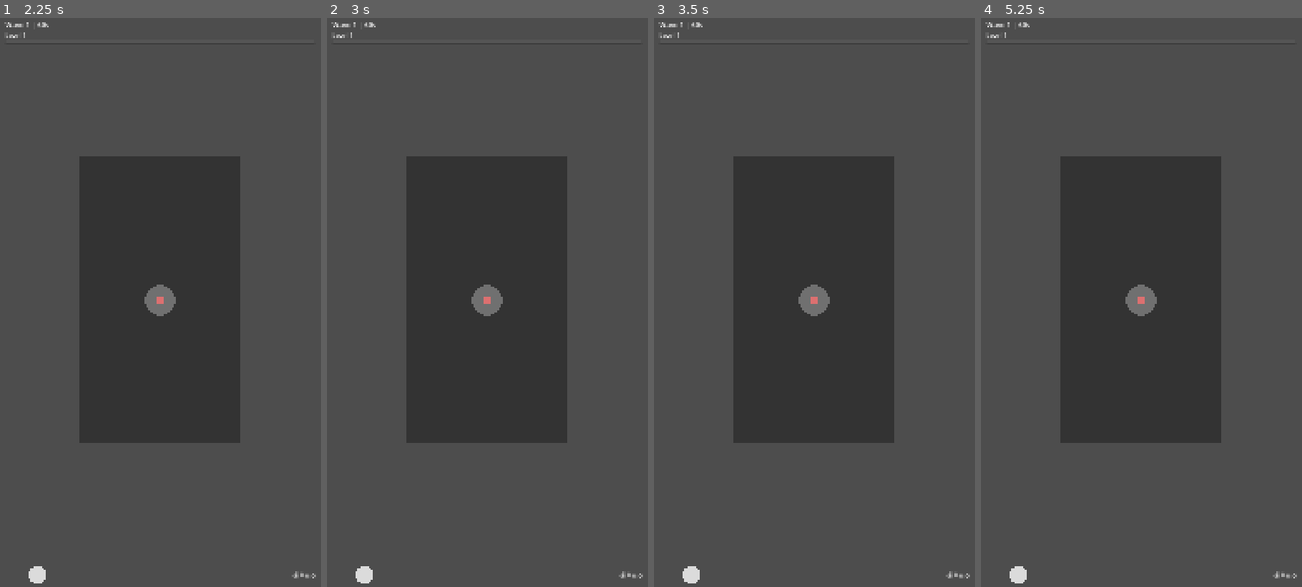
Above: before the commit, frames 1-4 (left to right).
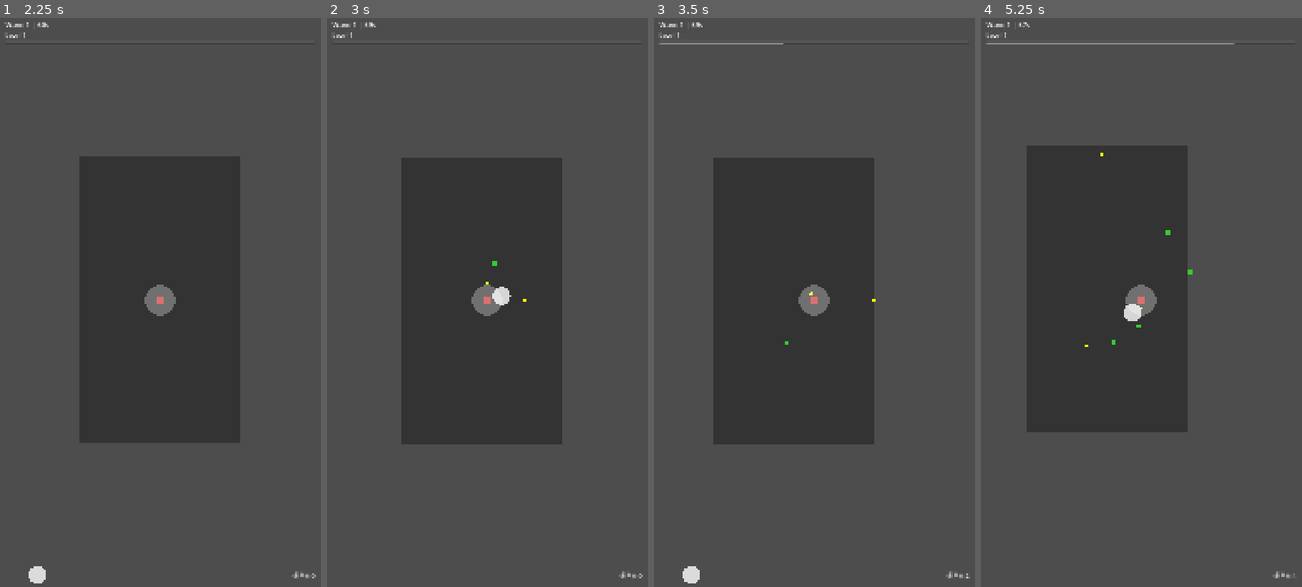
Above: after the commit, the same moments.

Repository: pengjipan/godot-minigame
Game: Godot game, scene res://scenes/menus/main_menu.tscn
Two runs of this game, one before a commit and one after it. Both use one fixed random seed, a clock stepped at 60 frames per second and the inputs below.
Inputs (mouse positions are in pixels of both pictures, inside the frame that each line leads up to):
- Up to frame 1 (2.25 s): click "START GAME" at 0.5 s; click "Potato Warrior Balanced chara…" at 1.25 s; click "SELECT" at 2 s
- Up to frame 2 (3 s): move the mouse to (558, 274) at 2.77 s; hold Right (ui_right) from 2.78 s (still down); click (558, 274) at 2.92 s
- Up to frame 3 (3.5 s): keep holding Right (ui_right)
- Up to frame 4 (5.25 s): release Right (ui_right) at 3.5 s; drag from (1077, 330) to (1141, 302) at 3.52 s; move the mouse to (1173, 171) at 4.27 s; hold Right (ui_right) 4.28-5 s; click (1173, 171) at 4.42 s; drag from (1125, 416) to (1045, 217) at 5.02 s

Frame 1 is identical in both runs. In frame 2, 2.1% of the frame differs, in the area x 8-75%, y 1-100%; in frame 3, 6.6%; in frame 4, 13%, in the area x 1-99%, y 0-100%.
Error before the commit: Invalid access to property or key 'xp_required' on a base object of type 'Node (experience_manager.gd)'. (res://scenes/ui/game_hud.gd:84)

Commit message:
fix: bug fix

Diff:
--- a/autoload/event_bus.gd
+++ b/autoload/event_bus.gd
@@ -34,6 +34,7 @@
 signal wave_started(wave_number: int)
 signal wave_completed(wave_number: int)
 signal wave_time_updated(time_remaining: float)
+signal all_enemies_spawned(wave_number: int, enemy_count: int)
 
 # Game state events
 signal game_paused
--- a/scenes/enemies/enemy_base.gd
+++ b/scenes/enemies/enemy_base.gd
@@ -147,5 +147,5 @@
 		coin.global_position = global_position
 		coin.set_value(gold_reward)
 
-	# Drop XP
-	ExperienceManager.gain_xp(1)
+	# Drop XP - increased for better progression
+	ExperienceManager.gain_xp(3)
--- a/scenes/game/game_world.gd
+++ b/scenes/game/game_world.gd
@@ -33,12 +33,17 @@
 	print("[GameWorld] Creating game systems...")
 
 	wave_manager = WaveManager.new()
-	add_child(wave_manager)
 
 	spawn_system = SpawnSystem.new()
 	spawn_system.name = "SpawnSystem"
 	spawn_system.spawn_parent = self
+
+	# Set spawn_system reference before adding to scene tree
+	wave_manager.spawn_system = spawn_system
+
+	# Add systems to scene tree
 	wave_manager.add_child(spawn_system)
+	add_child(wave_manager)
 
 	experience_system = ExperienceSystem.new()
 	add_child(experience_system)
@@ -61,10 +66,11 @@
 	GameManager.is_game_running = true
 	print("[GameWorld] Game is running: ", GameManager.is_game_running)
 
-	# Manually trigger wave start if needed
-	await get_tree().create_timer(0.5).timeout
-	print("[GameWorld] Triggering wave start...")
-	EventBus.wave_started.emit(1)
+	# Start the game immediately after all systems are ready
+	print("[GameWorld] Starting wave 1 immediately...")
+	# Directly start the first wave instead of using event
+	if wave_manager:
+		wave_manager._start_wave()
 
 func _process(delta: float) -> void:
 	pass
--- a/scenes/player/player.gd
+++ b/scenes/player/player.gd
@@ -126,6 +126,7 @@
 ## Set joystick input from UI
 func set_joystick_input(input_vec: Vector2) -> void:
 	joystick_input = input_vec
+	print("[Player] Joystick input received: ", input_vec)
 
 ## Find nearest enemy for auto-aim
 func _update_nearest_enemy() -> void:
--- a/scenes/player/player_inventory.gd
+++ b/scenes/player/player_inventory.gd
@@ -54,7 +54,7 @@
 		return false
 
 	# Assign weapon_data
-	if weapon.has("weapon_data"):
+	if "weapon_data" in weapon:
 		weapon.weapon_data = weapon_data
 
 	add_child(weapon)
@@ -72,7 +72,7 @@
 func recalculate_synergies() -> void:
 	# Get player's character data
 	var player = get_parent()
-	if not player or not player.has("character_data") or player.character_data == null:
+	if not player or not "character_data" in player or player.character_data == null:
 		print("[PlayerInventory] No character data, skipping synergies")
 		return
 
--- a/scenes/ui/game_hud.gd
+++ b/scenes/ui/game_hud.gd
@@ -34,6 +34,7 @@
 
 	# Connect joystick to player
 	virtual_joystick.input_changed.connect(_on_joystick_input)
+	print("[GameHUD] VirtualJoystick connected, position: ", virtual_joystick.global_position, " size: ", virtual_joystick.size)
 
 	# Initialize XP display
 	_update_xp_display()
@@ -64,14 +65,19 @@
 		kill_label.text = tr("HUD_KILLS") % current_kills
 
 func _on_joystick_input(input_vector: Vector2) -> void:
+	print("[GameHUD] Joystick input received: ", input_vector)
 	# Find player and set input
 	if player == null:
 		var player_nodes = get_tree().get_nodes_in_group("player")
 		if player_nodes.size() > 0:
 			player = player_nodes[0]
+			print("[GameHUD] Found player: ", player.name)
 
 	if player and player.has_method("set_joystick_input"):
 		player.set_joystick_input(input_vector)
+		print("[GameHUD] Set joystick input to player: ", input_vector)
+	else:
+		print("[GameHUD] Warning: Player not found or set_joystick_input method missing")
 
 func _on_xp_gained(current_xp: int, xp_required: int) -> void:
 	_update_xp_display()
@@ -81,7 +87,7 @@
 
 func _update_xp_display() -> void:
 	if experience_bar:
-		experience_bar.max_value = ExperienceManager.xp_required
+		experience_bar.max_value = ExperienceManager.get_xp_required_for_level(ExperienceManager.current_level)
 		experience_bar.value = ExperienceManager.current_xp
 
 	if level_label:
--- a/scenes/ui/shop_panel.gd
+++ b/scenes/ui/shop_panel.gd
@@ -94,7 +94,7 @@
 	var owned_weapons = []
 	if player and player.has_node("Inventory"):
 		var inventory = player.get_node("Inventory")
-		if inventory.has("weapon_data_list"):
+		if "weapon_data_list" in inventory:
 			owned_weapons = inventory.weapon_data_list
 
 	# Purchase refresh
--- a/scenes/ui/stat_upgrade_screen.gd
+++ b/scenes/ui/stat_upgrade_screen.gd
@@ -47,11 +47,11 @@
 	option_2_button.pressed.connect(_on_option_selected.bind(1))
 	option_3_button.pressed.connect(_on_option_selected.bind(2))
 
-	# Connect to level up event
-	EventBus.level_up.connect(_on_level_up)
-
 	# Hide initially
 	visible = false
+
+	# Set up layout
+	_update_layout()
 
 ## Load all stat upgrade resources from disk
 func _load_stat_pool() -> void:
@@ -82,10 +82,21 @@
 
 	print("[StatUpgradeScreen] Loaded %d stat upgrades" % stat_pool.size())
 
-## Called when player levels up
-func _on_level_up(new_level: int) -> void:
-	if ExperienceManager.pending_stat_picks > 0:
-		show_upgrade_selection()
+## Update layout to be properly sized and centered
+func _update_layout() -> void:
+	# Set proper size for the panel
+	self.custom_minimum_size = Vector2(800, 600)
+	self.size_flags_horizontal = Control.SIZE_EXPAND
+	self.size_flags_vertical = Control.SIZE_EXPAND
+
+	# Center the panel on screen
+	# Get viewport size correctly and convert to Vector2
+	var viewport_size = Vector2(get_viewport().size.x, get_viewport().size.y)
+	self.global_position = viewport_size / 2 - self.size / 2
+
+	print("[StatUpgradeScreen] Layout updated - size: ", self.size, " position: ", self.global_position)
+
+# Removed custom show() method to avoid overriding CanvasItem.show()
 
 ## Show the upgrade screen with 3 random options
 func show_upgrade_selection() -> void:
@@ -103,7 +114,27 @@
 
 	# Show panel and pause game
 	visible = true
+	# Ensure all option containers are visible
+	option_1_container.visible = true
+	option_2_container.visible = true
+	option_3_container.visible = true
+	# Ensure all buttons are enabled
+	option_1_button.disabled = false
+	option_2_button.disabled = false
+	option_3_button.disabled = false
+
+	# Bring panel to front
+	move_to_front()
+
+	# Pause game but allow UI input
 	get_tree().paused = true
+	process_mode = PROCESS_MODE_ALWAYS
+
+	# Debug button states
+	print("[StatUpgradeScreen] Button 1 - enabled: ", option_1_button.disabled, " visible: ", option_1_button.visible)
+	print("[StatUpgradeScreen] Button 2 - enabled: ", option_2_button.disabled, " visible: ", option_2_button.visible)
+	print("[StatUpgradeScreen] Button 3 - enabled: ", option_3_button.disabled, " visible: ", option_3_button.visible)
+
 	print("[StatUpgradeScreen] Showing upgrade selection")
 
 ## Generate random stat options with rarity rolling
@@ -156,8 +187,15 @@
 			option_3_rarity.text = rarity_name
 			option_3_rarity.add_theme_color_override("font_color", rarity_color)
 
+## Ensure panel can receive input when visible
+func _input(event: InputEvent) -> void:
+	if visible:
+		# Capture all input when panel is visible
+		get_tree().root.set_input_as_handled()
+
 ## Called when player selects an option
 func _on_option_selected(index: int) -> void:
+	print("[StatUpgradeScreen] Option ", index, " selected")
 	if index < 0 or index >= current_options.size():
 		return
 
@@ -184,7 +222,13 @@
 		await get_tree().create_timer(0.1).timeout
 		show_upgrade_selection()
 	else:
-		# All picks done, transition to shop
+		# All picks done, transition to next wave
 		get_tree().paused = false
-		GameManager.set_state(GameManager.GameState.SHOP)
-		print("[StatUpgradeScreen] All picks done, transitioning to shop")
+		GameManager.set_state(GameManager.GameState.PLAYING)
+		# Reset wave manager state and start countdown
+		if get_tree().has_node("/root/GameManager/WaveManager"):
+			var wave_manager = get_tree().get_node("/root/GameManager/WaveManager")
+			wave_manager.wave_state = wave_manager.WaveState.COUNTDOWN
+			wave_manager.countdown_remaining = wave_manager.countdown_duration
+			EventBus.wave_completed.emit(wave_manager.current_wave - 1)
+		print("[StatUpgradeScreen] All picks done, transitioning to next wave")
--- a/scenes/ui/virtual_joystick.gd
+++ b/scenes/ui/virtual_joystick.gd
@@ -25,19 +25,38 @@
 	return input_vector
 
 func _input(event: InputEvent) -> void:
-	if event is InputEventScreenTouch:
-		var touch_event = event as InputEventScreenTouch
-		var touch_pos = touch_event.position
+	# Handle both touch and mouse input for testing
+	if event is InputEventScreenTouch or (event is InputEventMouseButton and event.pressed):
+		var touch_pos = Vector2.ZERO
+		var pressed = false
+		var index = 0
 
-		if touch_event.pressed:
-			# Check if touch is within joystick area
-			if get_rect().has_point(get_local_mouse_position()):
+		if event is InputEventScreenTouch:
+			var touch_event = event as InputEventScreenTouch
+			touch_pos = touch_event.position
+			pressed = touch_event.pressed
+			index = touch_event.index
+		elif event is InputEventMouseButton:
+			var mouse_event = event as InputEventMouseButton
+			touch_pos = mouse_event.position
+			pressed = mouse_event.pressed
+			index = 0
+
+		if pressed:
+			# Check if touch/mouse is within joystick area
+			print("[VirtualJoystick] Touch/mouse pressed at global: ", touch_pos)
+
+			# For Control nodes, use get_global_rect() to check if point is inside
+			if get_global_rect().has_point(touch_pos):
 				is_pressed = true
-				touch_index = touch_event.index
+				touch_index = index
 				_update_joystick_position(touch_pos)
 				get_tree().root.set_input_as_handled()
+				print("[VirtualJoystick] Input accepted")
+			else:
+				print("[VirtualJoystick] Input outside joystick area")
 		else:
-			if touch_event.index == touch_index:
+			if (event is InputEventMouseButton) or (event is InputEventScreenTouch and event.index == touch_index):
 				is_pressed = false
 				touch_index = -1
 				input_vector = Vector2.ZERO
@@ -46,15 +65,25 @@
 				queue_redraw()
 				get_tree().root.set_input_as_handled()
 
-	elif event is InputEventScreenDrag:
-		var drag_event = event as InputEventScreenDrag
-		if is_pressed and drag_event.index == touch_index:
-			_update_joystick_position(drag_event.position)
-			get_tree().root.set_input_as_handled()
+	elif event is InputEventScreenDrag or event is InputEventMouseMotion:
+		if is_pressed:
+			var drag_pos = Vector2.ZERO
+
+			if event is InputEventScreenDrag:
+				var drag_event = event as InputEventScreenDrag
+				if drag_event.index == touch_index:
+					drag_pos = drag_event.position
+					_update_joystick_position(drag_pos)
+					get_tree().root.set_input_as_handled()
+			elif event is InputEventMouseMotion:
+				drag_pos = event.position
+				_update_joystick_position(drag_pos)
+				get_tree().root.set_input_as_handled()
 
 ## Update joystick based on touch position
 func _update_joystick_position(touch_pos: Vector2) -> void:
-	var local_pos = get_local_mouse_position()
+	# For Control nodes, convert global touch position to local coordinates
+	var local_pos = position + (touch_pos - global_position)
 	var delta = local_pos - (size / 2)
 
 	# Limit to radius
@@ -71,6 +100,7 @@
 	else:
 		input_vector = raw_input.normalized()
 
+	print("[VirtualJoystick] Updated joystick - local_pos: ", local_pos, " delta: ", delta, " input_vector: ", input_vector)
 	input_changed.emit(input_vector)
 	queue_redraw()
 
--- a/scripts/systems/spawn_system.gd
+++ b/scripts/systems/spawn_system.gd
@@ -8,22 +8,39 @@
 var wave_number: int = 1
 var enemies_spawned_this_wave: int = 0
 var spawn_timer: float = 0.0
-var spawn_interval: float = 1.5  # Time between spawns
+var spawn_interval: float = 0.5  # Time between spawns - reduced for faster testing
 var is_spawning: bool = false
 var max_enemies_per_wave: int = 20
+var all_enemies_spawned: bool = false  # Flag when all enemies are spawned for the wave
 
 func _ready() -> void:
 	print("[SpawnSystem] Initializing...")
+	# Enable process functions explicitly
+	set_process(true)
+	set_physics_process(true)
+	print("[SpawnSystem] Process functions enabled")
+
 	EventBus.wave_started.connect(_on_wave_started)
 	if spawn_parent == null:
 		spawn_parent = get_parent()
+		print("[SpawnSystem] Set spawn_parent to: ", spawn_parent.name)
+	else:
+		print("[SpawnSystem] spawn_parent already set to: ", spawn_parent.name)
 
 	# Load default enemy if not set
 	if enemy_scene == null:
 		enemy_scene = load("res://scenes/enemies/enemy_base.tscn")
-		print("[SpawnSystem] Loaded default enemy scene")
+		print("[SpawnSystem] Loaded default enemy scene: ", enemy_scene if enemy_scene else "FAILED")
+	else:
+		print("[SpawnSystem] enemy_scene already set: ", enemy_scene)
+
+	# Scene tree status check removed due to compatibility issues
 
 func _process(delta: float) -> void:
+	# Debug: Log process calls frequently
+	if Engine.get_frames_drawn() % 30 == 0:  # Log every 0.5 seconds
+		print("[SpawnSystem] _process called - is_spawning: ", is_spawning, " timer: ", spawn_timer, " enemies_spawned: ", enemies_spawned_this_wave, " max_enemies: ", max_enemies_per_wave)
+
 	if not is_spawning:
 		return
 
@@ -44,15 +61,22 @@
 ## Stop spawning
 func stop_spawning() -> void:
 	is_spawning = false
-	print("[SpawnSystem] Spawning stopped")
+	all_enemies_spawned = true
+	print("[SpawnSystem] Spawning stopped - all enemies spawned for this wave")
+	EventBus.all_enemies_spawned.emit(wave_number, max_enemies_per_wave)
 
 func _on_wave_started(wave: int) -> void:
+	print("[SpawnSystem] Received wave_started event for wave: ", wave)
 	start_wave(wave)
+	print("[SpawnSystem] After start_wave - is_spawning: ", is_spawning, " max_enemies: ", max_enemies_per_wave)
 
 ## Spawn a single enemy
 func _spawn_enemy() -> void:
+	print("[SpawnSystem] Attempting to spawn enemy...")
+
 	if enemies_spawned_this_wave >= max_enemies_per_wave:
 		stop_spawning()
+		print("[SpawnSystem] Wave complete, reached max enemies: ", max_enemies_per_wave)
 		return
 
 	if enemy_scene == null:
@@ -67,14 +91,17 @@
 		return
 
 	var player = player_nodes[0]
+	print("[SpawnSystem] Found player at position: ", player.global_position)
 
 	# Get world bounds from player (if available)
 	var world_bounds: Rect2
 	if player.has_method("get") and "world_bounds" in player:
 		world_bounds = player.world_bounds
+		print("[SpawnSystem] Using player world bounds: ", world_bounds)
 	else:
 		# Fallback to default bounds
 		world_bounds = Rect2(-200, -200, 1480, 2320)
+		print("[SpawnSystem] Using default world bounds: ", world_bounds)
 
 	# Spawn around player in a circle (300-500 pixels away for testing)
 	var spawn_distance = randf_range(300, 500)
@@ -87,13 +114,21 @@
 	# Clamp spawn position to world bounds
 	spawn_pos.x = clamp(spawn_pos.x, world_bounds.position.x + 50, world_bounds.position.x + world_bounds.size.x - 50)
 	spawn_pos.y = clamp(spawn_pos.y, world_bounds.position.y + 50, world_bounds.position.y + world_bounds.size.y - 50)
+	print("[SpawnSystem] Calculated spawn position: ", spawn_pos)
 
 	# Create enemy
 	var enemy = enemy_scene.instantiate()
 	if enemy:
+		print("[SpawnSystem] Successfully instantiated enemy")
 		spawn_parent.add_child(enemy)
 		enemy.global_position = spawn_pos
 		enemies_spawned_this_wave += 1
 		print("[SpawnSystem] Spawned enemy #", enemies_spawned_this_wave, " at ", spawn_pos)
+
+		# Debug: Check if enemy is in correct group
+		if enemy.is_in_group("enemies"):
+			print("[SpawnSystem] Enemy correctly added to 'enemies' group")
+		else:
+			print("[SpawnSystem] WARNING: Enemy NOT in 'enemies' group")
 	else:
 		push_error("[SpawnSystem] Failed to instantiate enemy!")
--- a/scripts/systems/synergy_calculator.gd
+++ b/scripts/systems/synergy_calculator.gd
@@ -19,7 +19,7 @@
 	for weapon_data in weapons:
 		if weapon_data == null:
 			continue
-		if not weapon_data.has("weapon_tags"):
+		if not "weapon_tags" in weapon_data:
 			continue
 		for tag in weapon_data.weapon_tags:
 			tag_counts[tag] = tag_counts.get(tag, 0) + 1
--- a/scripts/systems/wave_manager.gd
+++ b/scripts/systems/wave_manager.gd
@@ -10,10 +10,15 @@
 var wave_time_remaining: float = 0.0
 var countdown_duration: float = 30.0
 var countdown_remaining: float = 0.0
+var wave_initialized: bool = false
+var wave_initialization_time: float = 0.0
+var MIN_WAVE_DURATION: float = 2.0  # Minimum time a wave must run before checking for completion
+var wave_enemy_count: int = 0  # Total enemies configured for this wave
 
 var spawn_system: SpawnSystem = null
 var wave_configs: Dictionary = {}
 var current_wave_config: WaveConfig = null
+var all_enemies_spawned: bool = false  # Flag when all enemies are spawned for the wave
 
 func _ready() -> void:
 	_load_wave_configs()
@@ -22,7 +27,7 @@
 		push_warning("WaveManager requires a SpawnSystem child node")
 
 	EventBus.game_started.connect(_on_game_started)
-	_start_wave()
+	EventBus.all_enemies_spawned.connect(_on_all_enemies_spawned)
 
 func _load_wave_configs() -> void:
 	# Load available wave configs
@@ -52,13 +57,20 @@
 	wave_state = WaveState.FIGHTING
 	wave_time_remaining = wave_duration
 	countdown_remaining = countdown_duration
+	wave_initialized = true
+	wave_initialization_time = Time.get_ticks_msec() / 1000.0
+	all_enemies_spawned = false
 
 	# Load config for current wave (or closest)
 	current_wave_config = _get_wave_config(current_wave)
 
 	if current_wave_config:
+		wave_enemy_count = current_wave_config.enemy_count
 		print("[WaveManager] Wave %d config: %d enemies, %.1fx health" %
 			[current_wave, current_wave_config.enemy_count, current_wave_config.enemy_health_mult])
+	else:
+		wave_enemy_count = 0
+		print("[WaveManager] Wave %d config: Using default settings" % current_wave)
 
 	# Reset shop refresh counter
 	var shop = get_node_or_null("/root/ShopSystem")
@@ -66,9 +78,18 @@
 		shop.reset_refresh_count()
 
 	if spawn_system:
+		# Pass the configured enemy count to spawn system
+		if current_wave_config:
+			spawn_system.max_enemies_per_wave = current_wave_config.enemy_count
 		spawn_system.start_wave(current_wave)
 
 	EventBus.wave_started.emit(current_wave)
+
+## Handle when all enemies for this wave have been spawned
+func _on_all_enemies_spawned(wave_number: int, enemy_count: int) -> void:
+	if wave_number == current_wave:
+		all_enemies_spawned = true
+		print("[WaveManager] All %d enemies spawned for wave %d" % [enemy_count, wave_number])
 
 ## Update fighting state
 func _update_fighting(delta: float) -> void:
@@ -77,10 +98,18 @@
 
 	# Check if wave is complete
 	var enemies = get_tree().get_nodes_in_group("enemies")
+	var current_time = Time.get_ticks_msec() / 1000.0
+	var wave_running_time = current_time - wave_initialization_time
 
-	# 敌人全灭或时间到了都结束波次
-	if enemies.is_empty():
-		print("[WaveManager] 敌人全灭！波次 ", current_wave, " 完成")
+	# Check wave completion conditions:
+	# 1. All enemies have been spawned
+	# 2. No enemies are left alive
+	# 3. The minimum wave duration has been met
+	var wave_completion_conditions_met = all_enemies_spawned and enemies.is_empty() and (wave_running_time >= MIN_WAVE_DURATION)
+
+	# Wave completion logic
+	if wave_completion_conditions_met:
+		print("[WaveManager] 敌人全灭！波次 ", current_wave, " 完成 (运行时间: %.1f秒)" % wave_running_time)
 		_end_wave()
 	elif wave_time_remaining <= 0:
 		print("[WaveManager] 时间到！波次 ", current_wave, " 完成")
@@ -107,20 +136,21 @@
 	# Check for level-ups (stat upgrade screen)
 	if ExperienceManager.pending_stat_picks > 0:
 		print("[WaveManager] Pending stat picks: ", ExperienceManager.pending_stat_picks)
-		# Will need to implement GameManager.GameState.STAT_UPGRADE
-		# For now, go to shop directly
-		_start_shopping()
+		# Enter level up state to show stat upgrade panel
+		GameManager.set_state(GameManager.GameState.LEVEL_UP)
+		# Load stat upgrade screen
+		var stat_upgrade_screen = load("res://scenes/ui/stat_upgrade_screen.tscn").instantiate()
+		get_tree().root.add_child(stat_upgrade_screen)
+		stat_upgrade_screen.show_upgrade_selection()
 	else:
-		# Go directly to shop
-		_start_shopping()
+		# Go to countdown for next wave if no level-ups
+		wave_state = WaveState.COUNTDOWN
+		EventBus.wave_completed.emit(current_wave)
+		countdown_remaining = countdown_duration
 
-	wave_state = WaveState.COUNTDOWN
-	EventBus.wave_completed.emit(current_wave)
-	countdown_remaining = countdown_duration
-
-	# Prepare next wave
+	current_wave += 1
 	GameManager.current_wave += 1
-	print("[WaveManager] 下一波将是: ", GameManager.current_wave)
+	print("[WaveManager] 下一波将是: ", current_wave)
 
 ## Start shopping phase
 func _start_shopping() -> void:
